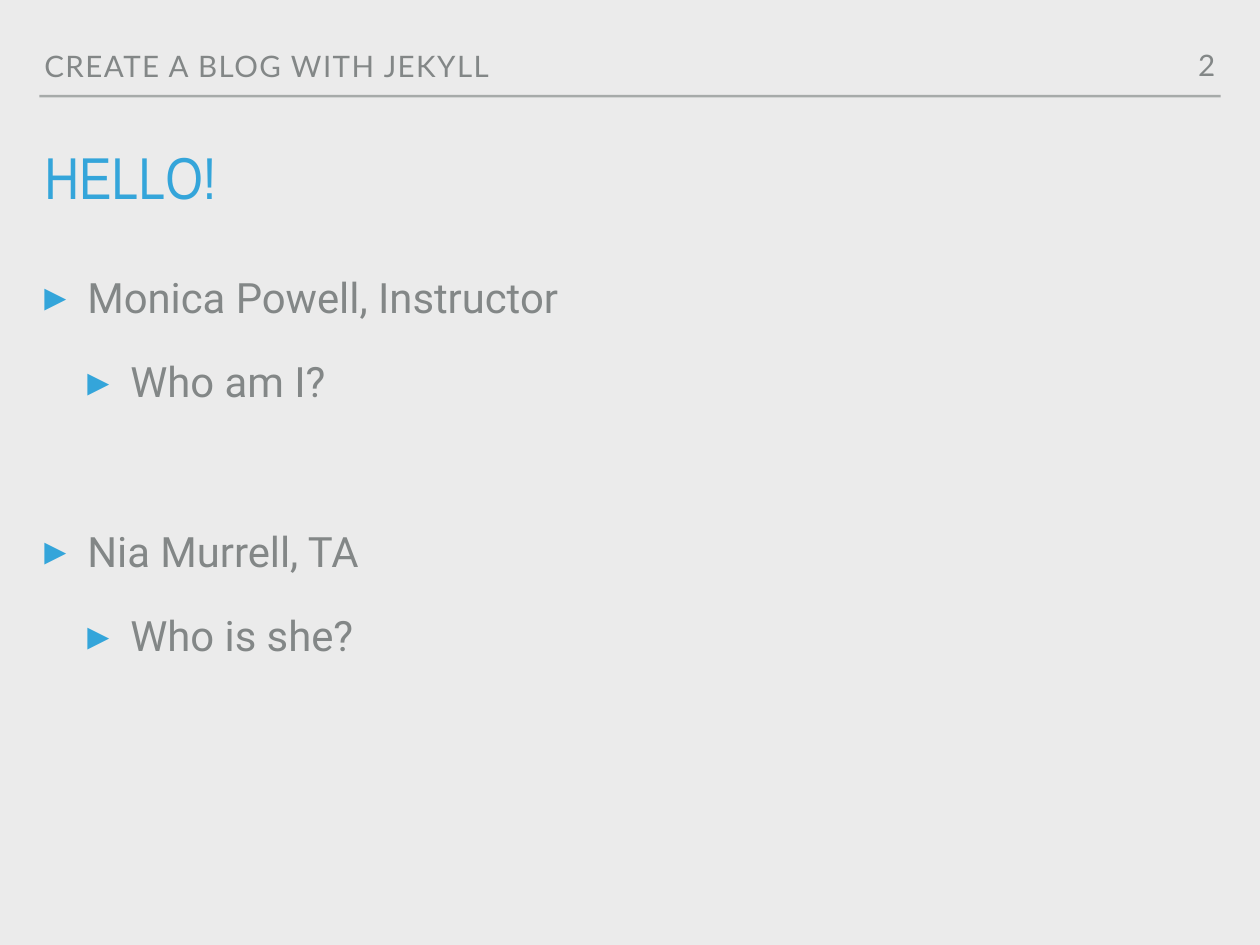
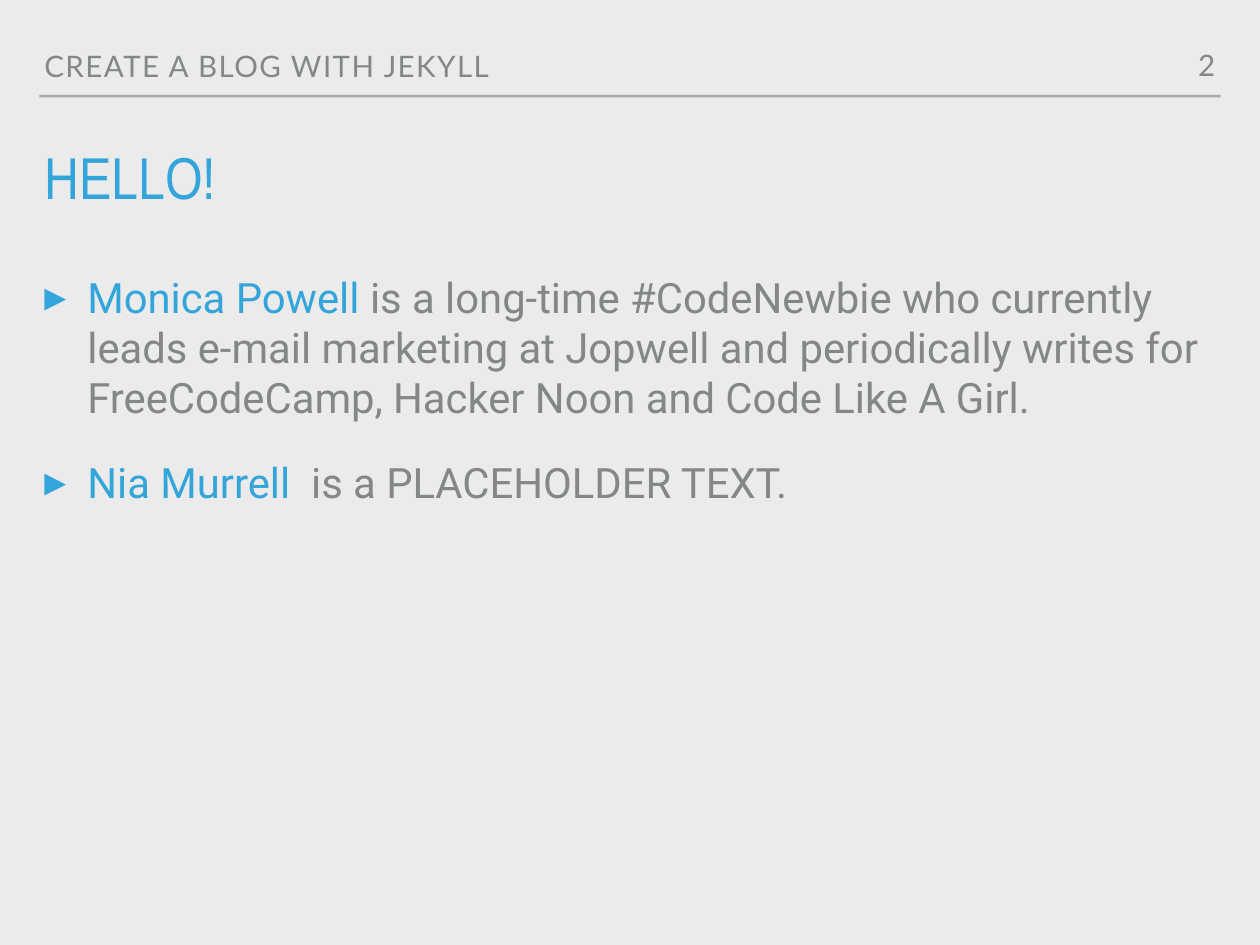
Before and after one commit to M0nica/codeland-workshop, a slide deck: slide 2 of codeland2018.pptx. Drawn at 1260x945 pixels with LibreOffice and Linux fonts; fonts in the diff are those of the drawing. Boxes give left, top, right and bottom in pixels: in the first picture for what was removed or moved away, otherwise in the second. Text is boxed around its words. In the diff, an @@ line names an element or a change of style, - is before the commit and + after.

```diff
--- a/codeland2018.pptx
+++ b/codeland2018.pptx
@@ text at (87, 281, 1197, 499): text changed @@
-▸ Monica Powell, Instructor
-  ▸ Who am I?
-▸ Nia Murrell, TA
-  ▸ Who is she?
+▸ Monica Powell is a long-time #CodeNewbie who currently leads e-mail marketing at Jopwell and periodically writes for FreeCodeCamp, Hacker Noon and Code Like A Girl.
+▸ Nia Murrell is a PLACEHOLDER TEXT.
```
Also in this commit, not shown: 6 other slides changed, 6 slides added, 1 other file.
